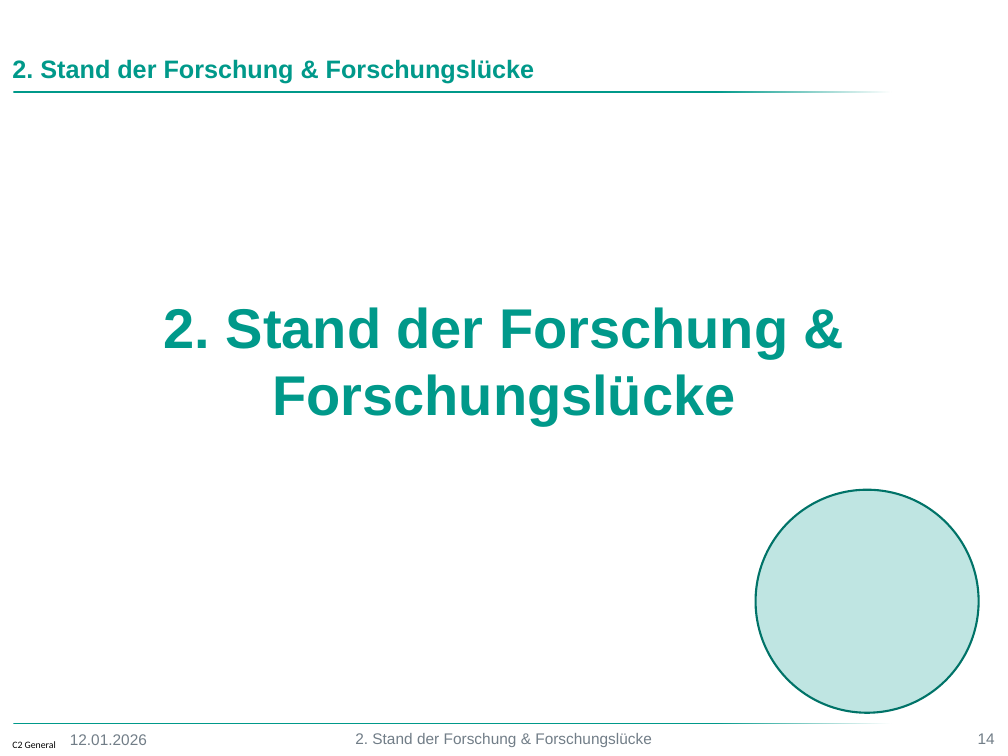
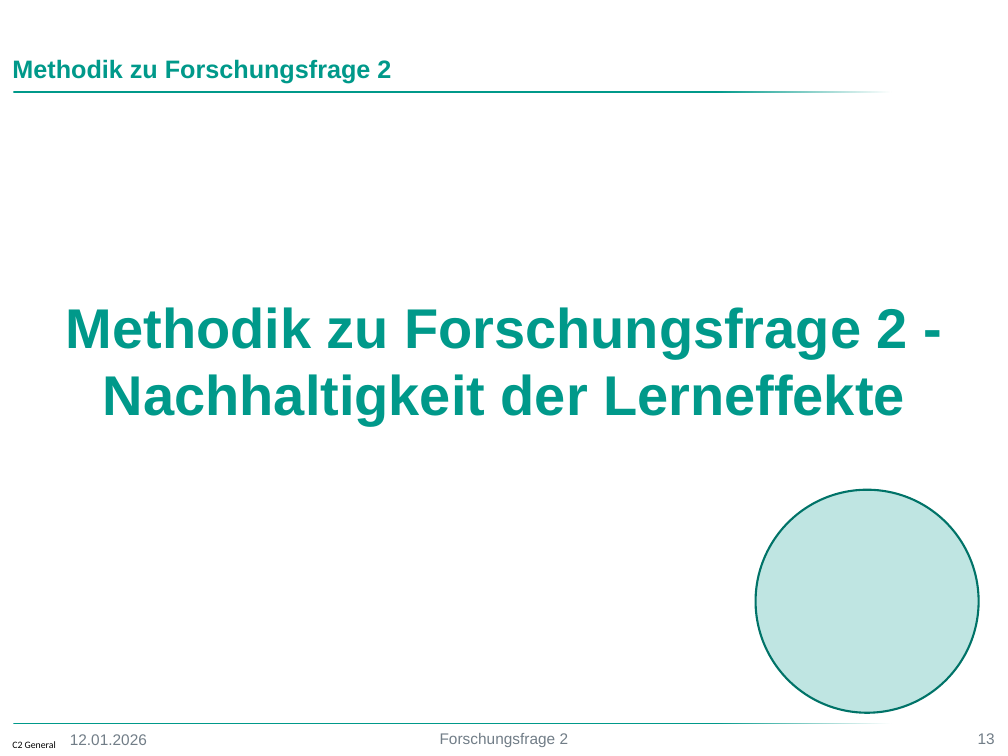
Before and after one commit to davinci05/ForschungsmethodenPPPUni, a slide deck: slide 13 of Forschungsmethoden.pptx (slide 14 before the commit). Drawn at 1008x756 pixels with LibreOffice and Linux fonts; fonts in the diff are those of the drawing; background and template pictures are left out. Boxes give left, top, right and bottom in pixels: in the first picture for what was removed or moved away, otherwise in the second. Text is boxed around its words. In the diff, an @@ line names an element or a change of style, - is before the commit and + after.

```diff
--- a/Forschungsmethoden.pptx
+++ b/Forschungsmethoden.pptx
@@ text at [12,59,391,84]: text changed @@
-2. Stand der Forschung & Forschungslücke
+Methodik zu Forschungsfrage 2
@@ text at [66,307,908,425]: text changed @@
-2. Stand der Forschung & Forschungslücke
+Methodik zu Forschungsfrage 2 - Nachhaltigkeit der Lerneffekte
@@ text at [440,733,569,747]: text changed @@
-2. Stand der Forschung & Forschungslücke
+Forschungsfrage 2
@@ page number at [978,733,995,744]: text changed @@
-14
+13
```
Also in this commit, not shown: 12 other slides changed, 3 slides added, 1 other file.
